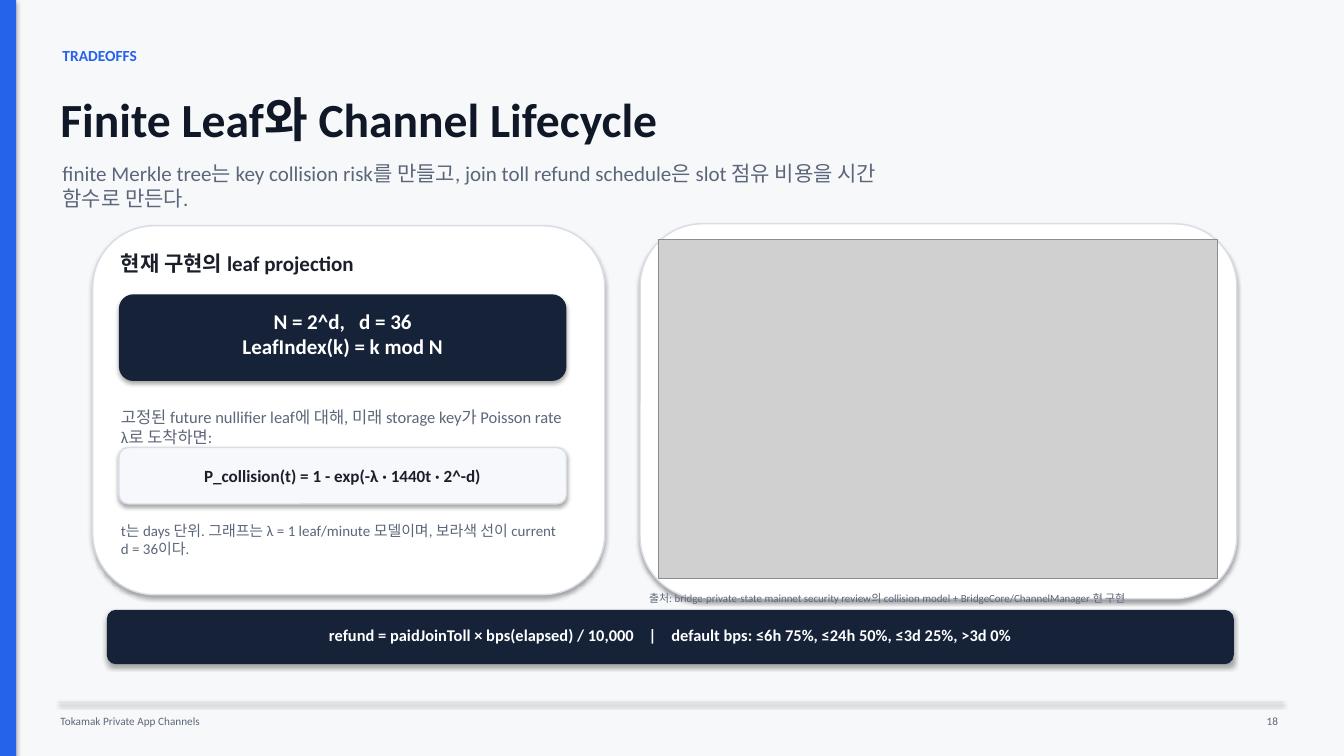
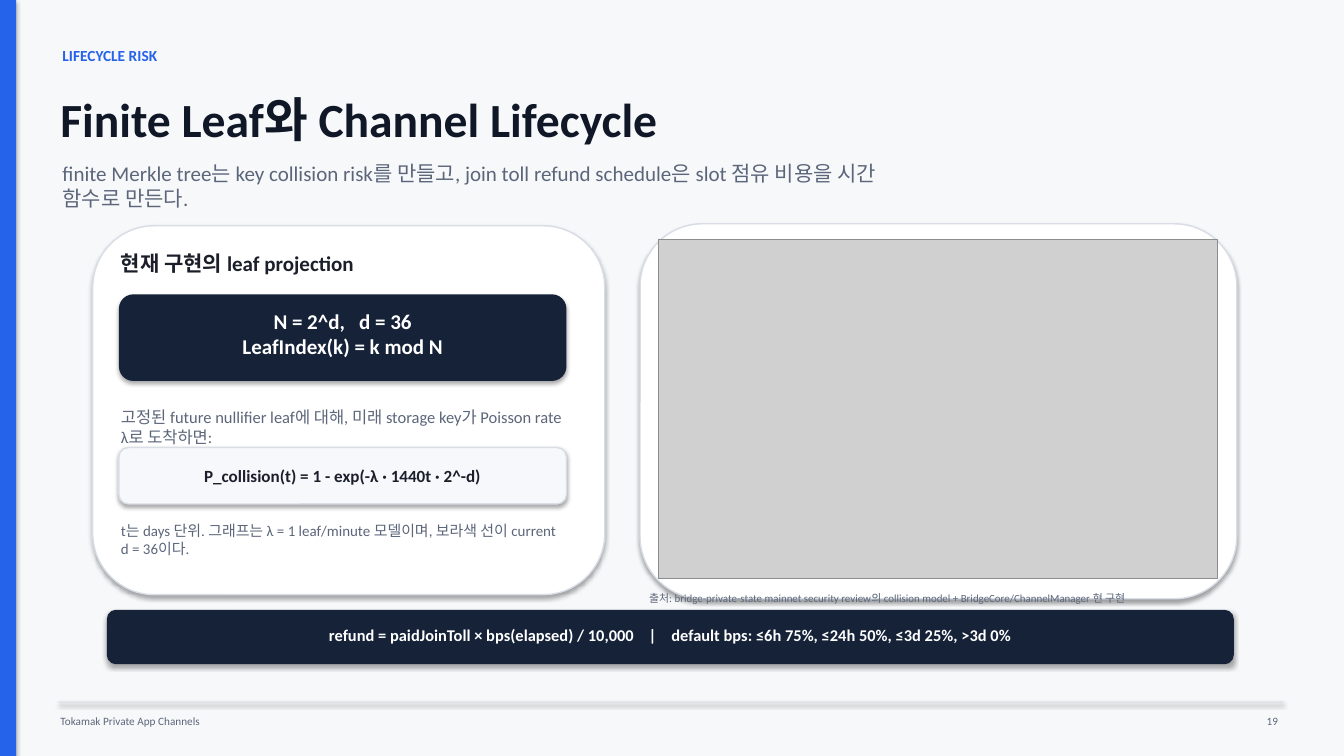
Before and after one commit to tokamak-network/Tokamak-zk-EVM-contracts, a slide deck: slide 19 of bridge/docs/dev/spec.pptx (slide 18 before the commit). Drawn at 1344x756 pixels with LibreOffice and Linux fonts; fonts in the diff are those of the drawing; grey boxes stand for pictures. Boxes give left, top, right and bottom in pixels: in the first picture for what was removed or moved away, otherwise in the second. Text is boxed around its words. In the diff, an @@ line names an element or a change of style, - is before the commit and + after.

Commit message:
Restore tradeoffs slide in bridge deck

```diff
--- a/bridge/docs/dev/spec.pptx
+++ b/bridge/docs/dev/spec.pptx
@@ text at bbox=[62, 51, 157, 61]: text changed @@
-TRADEOFFS
+LIFECYCLE RISK
```
Also in this commit, not shown: 1 other slide changed, 1 slide added.
